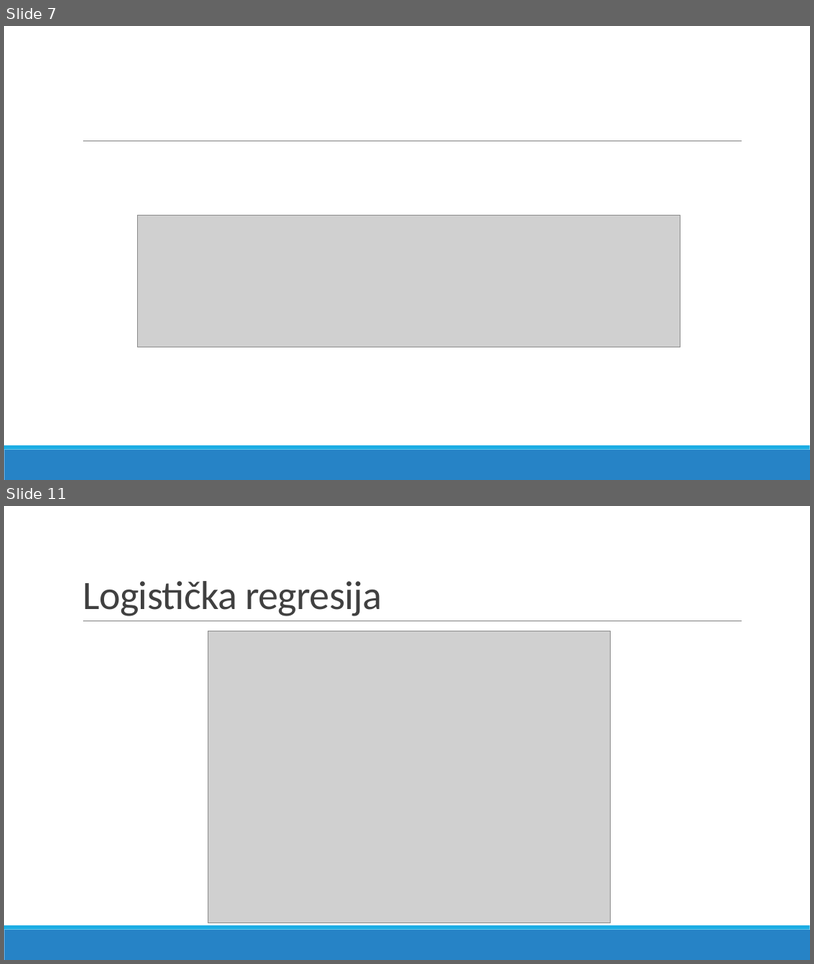
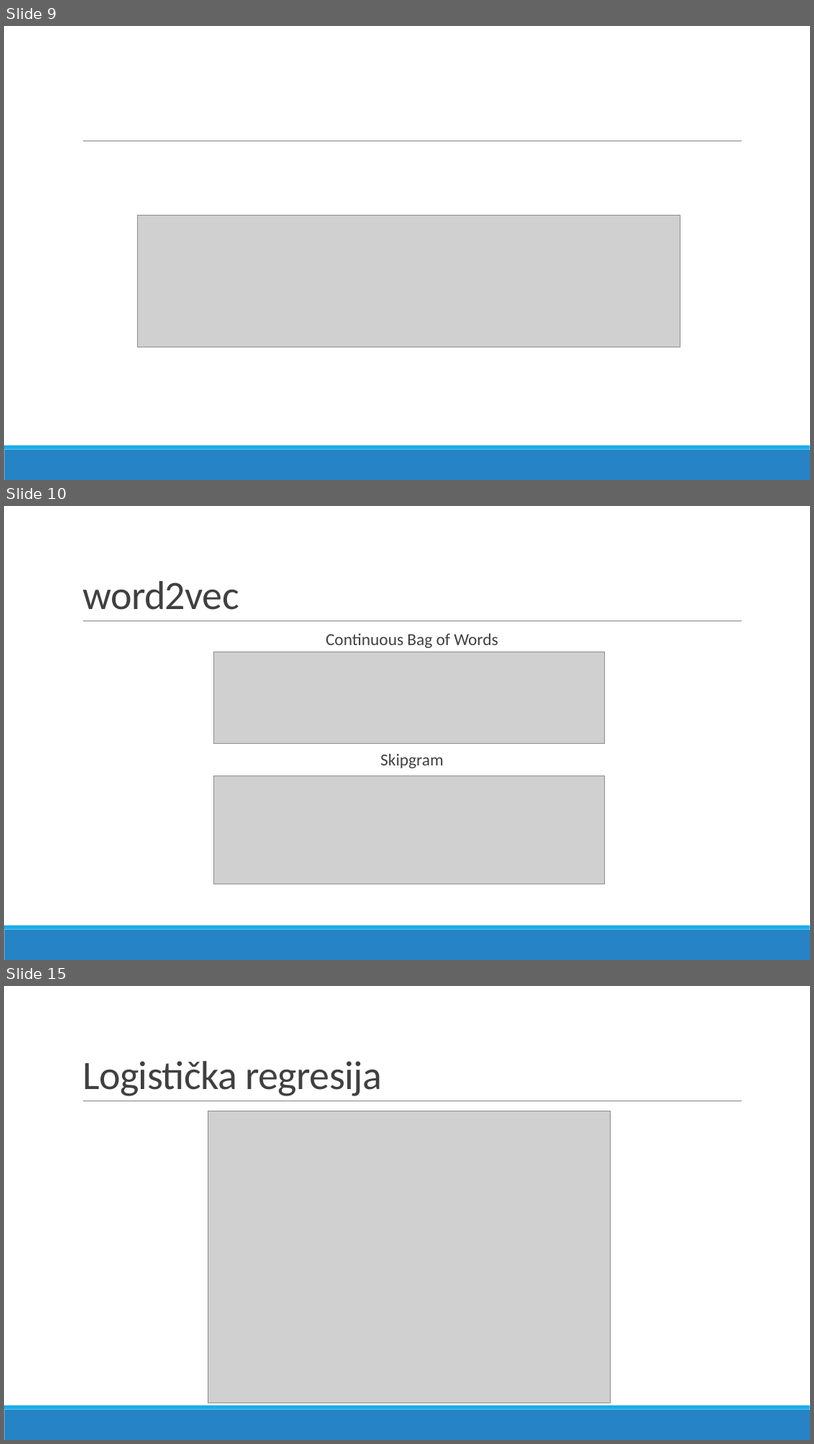
Before and after one commit to dzijo/imdb-genre-classification, a slide deck: Prezentacija/IMDb genre classification.pptx. Shown one above the other, each under a label of ours: slides 7 and 11 before the commit, slides 9, 10 and 15 after it; the slides between them are not shown. The pictures are 814x964 and 814x1444 pixels, drawn with LibreOffice and Linux fonts; fonts in the diff are those of the drawing; grey boxes stand for pictures. Boxes give left, top, right and bottom in pixels: in the first picture for what was removed or moved away, otherwise in the second. Text is boxed around its words. In the diff, an @@ line names an element or a change of style, - is before the commit and + after.

```diff
--- a/Prezentacija/IMDb genre classification.pptx
+++ b/Prezentacija/IMDb genre classification.pptx
@@ slide 10 added at [4, 506, 810, 960], background #FFFFFF; not listed: 3 template elements that a slide beside it also shows @@
@@ title added at [82, 581, 239, 610], 48 pt, text #404040 @@
+word2vec
@@ text added at [326, 633, 498, 768], 20 pt, text #404040 @@
+  Continuous Bag of Words
+  Skipgram
@@ picture added at [214, 651, 604, 743] @@
@@ picture added at [214, 776, 604, 884] @@
@@ what was slide 7 is now slide 9 @@
@@ what was slide 11 is now slide 15 @@
```
Also in this commit, not shown: 3 slides changed, 8 other slides added, 4 slides removed.
